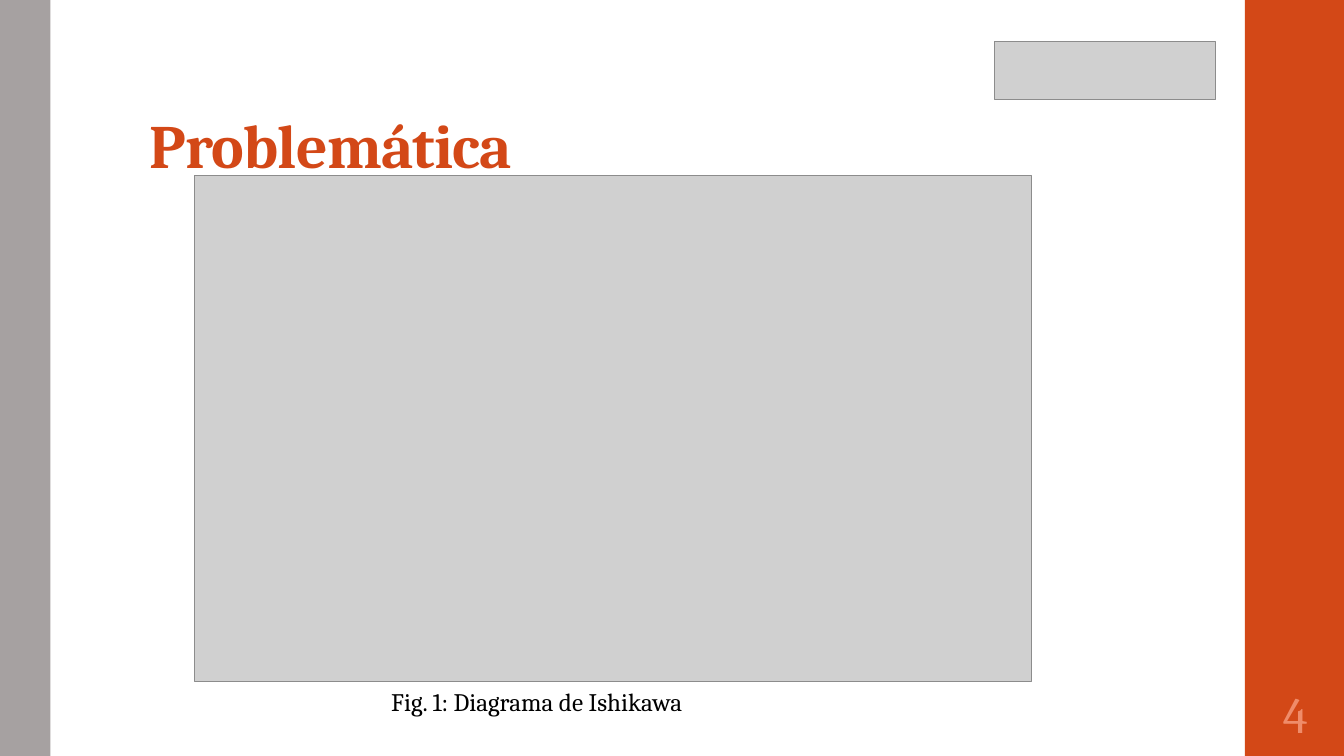
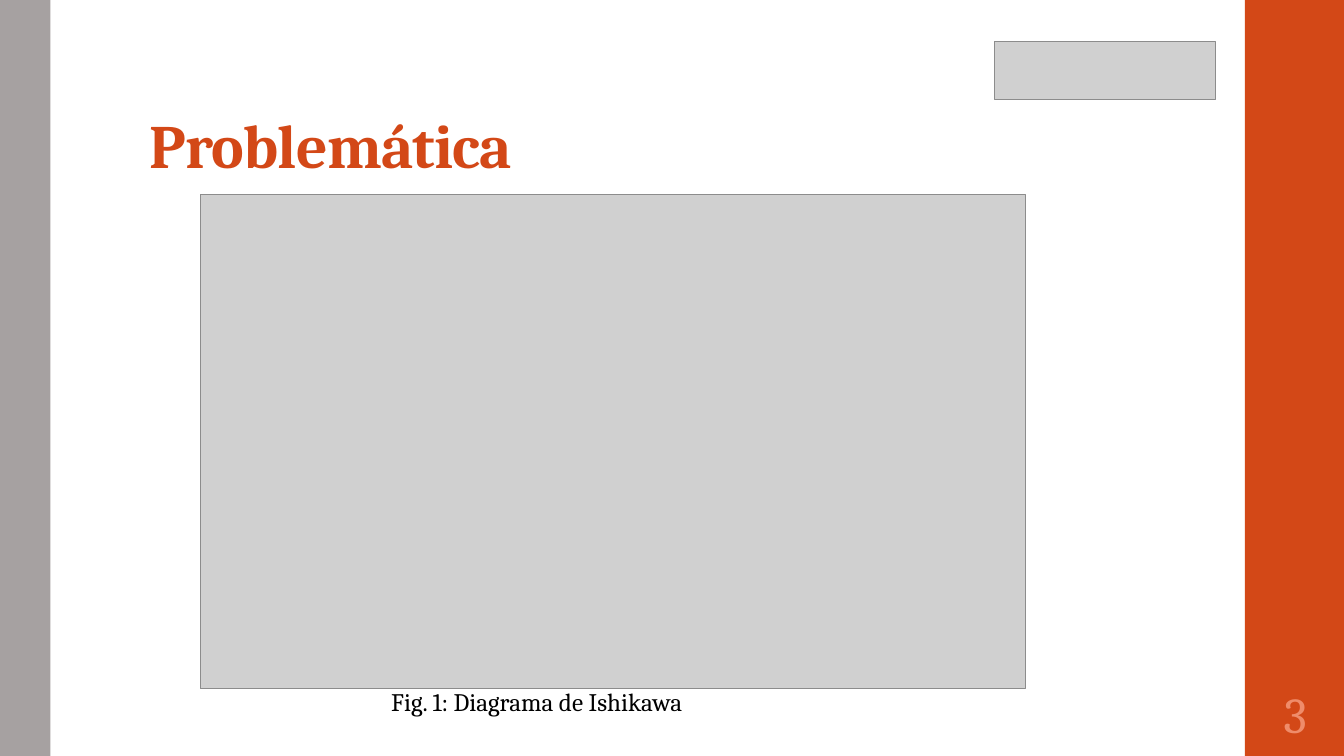
Before and after one commit to portafolio2016/hipocrates, a slide deck: slide 4 of presentación segunda iteración.pptx (slide 5 before the commit). Drawn at 1344x756 pixels with LibreOffice and Linux fonts; fonts in the diff are those of the drawing; grey boxes stand for pictures. Boxes give left, top, right and bottom in pixels: in the first picture for what was removed or moved away, otherwise in the second. Text is boxed around its words. In the diff, an @@ line names an element or a change of style, - is before the commit and + after.

```diff
--- a/presentación segunda iteración.pptx
+++ b/presentación segunda iteración.pptx
@@ picture: place and size @@
-picture at [195, 175, 1031, 682]
+picture at [201, 194, 1025, 689]
@@ page number at [1284, 699, 1307, 733]: text changed @@
-4
+3
```
Also in this commit, not shown: 9 other slides changed, 2 slides added, 1 slide removed, 1 other file.
